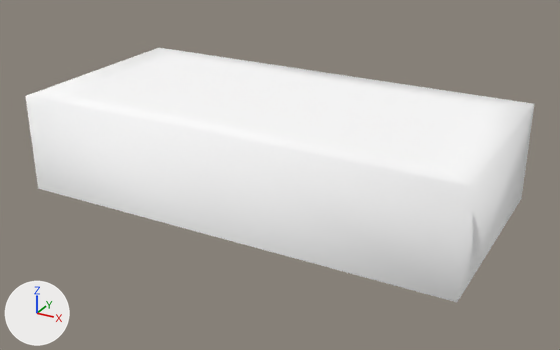
The glTF model public/3d/item/model__item__room.ofs_3118_0/3118IMRL09_09.gltf, before and after one commit.
Camera for both pictures: a 50 mm camera at (1.54, -2.76, 1.48) aimed at (0.04, -0.03, 0.11). The axes (+X, +Y, +Z) are drawn at lower left. The lights are the same throughout. The older version comes first.

Script lines for the objects in view, before the commit:
```python
mat_imrl09_09_0 = principled_material('imrl09_09_0')
mat_imrl09_09_0.base_color = (1.0, 1.0, 1.0)  # white #ffffff
mat_imrl09_09_0.roughness = 1.0
mat_imrl09_09_1 = principled_material('imrl09_09_1')
mat_imrl09_09_1.base_color = (1.0, 1.0, 1.0)  # white #ffffff
mat_imrl09_09_1.roughness = 1.0
mat_imrl09_09_2 = principled_material('imrl09_09_2')
mat_imrl09_09_2.base_color = (1.0, 1.0, 1.0)  # white #ffffff
mat_imrl09_09_2.roughness = 1.0
me_3118imrl09_09 = bpy.data.meshes.new('3118IMRL09_09')
me_3118imrl09_09.from_pydata(...)  # 42 vertices, 44 faces; spans x -0.97..0.97, y -0.48..0.48, z 0.0..0.44
# faces by material slot: [12, 28, 4]
me_3118imrl09_09.materials.append(mat_imrl09_09_2)  # white #ffffff
me_3118imrl09_09.materials.append(mat_imrl09_09_0)  # white #ffffff
me_3118imrl09_09.materials.append(mat_imrl09_09_1)  # white #ffffff
ob_3118imrl09_09 = bpy.data.objects.new('3118IMRL09_09', me_3118imrl09_09)
ob_3118imrl09_09.location = (0.0, 0.0, 0.0)
```
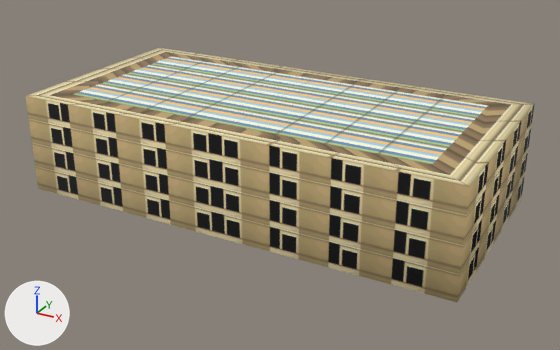
Edits to the scene script, one JSON object a line:
```json
{"op": "add", "block": "img_imrl09_09_1", "code": ["img_imrl09_09_1 = load_image('imrl09_09_1', '_unpacked/imrl09_09_1', 32, 32, 'sRGB')"]}
{"op": "add", "block": "img_imrl09_09_0", "code": ["img_imrl09_09_0 = load_image('imrl09_09_0', '_unpacked/imrl09_09_0', 32, 32, 'sRGB')"]}
{"op": "add", "block": "img_imrl09_09_2", "code": ["img_imrl09_09_2 = load_image('imrl09_09_2', '_unpacked/imrl09_09_2', 64, 32, 'sRGB')"]}
{"op": "remove", "block": "mat_imrl09_09_2", "code": "mat_imrl09_09_2.base_color = (1.0, 1.0, 1.0)  # white #ffffff"}
{"op": "add", "block": "mat_imrl09_09_2", "code": "mat_imrl09_09_2.texture = img_imrl09_09_2"}
{"op": "remove", "block": "mat_imrl09_09_0", "code": "mat_imrl09_09_0.base_color = (1.0, 1.0, 1.0)  # white #ffffff"}
{"op": "add", "block": "mat_imrl09_09_0", "code": "mat_imrl09_09_0.texture = img_imrl09_09_0"}
{"op": "remove", "block": "mat_imrl09_09_1", "code": "mat_imrl09_09_1.base_color = (1.0, 1.0, 1.0)  # white #ffffff"}
{"op": "add", "block": "mat_imrl09_09_1", "code": "mat_imrl09_09_1.texture = img_imrl09_09_1"}
```

Boxes (x1, y1, x2, y2) around the edits, measured in the pictures (560 x 350 px):
```json
{"object": "3118IMRL09_09", "change": "surface changed", "before": [26, 48, 534, 302], "after": [26, 48, 534, 302], "on screen": "white to beige"}
```
